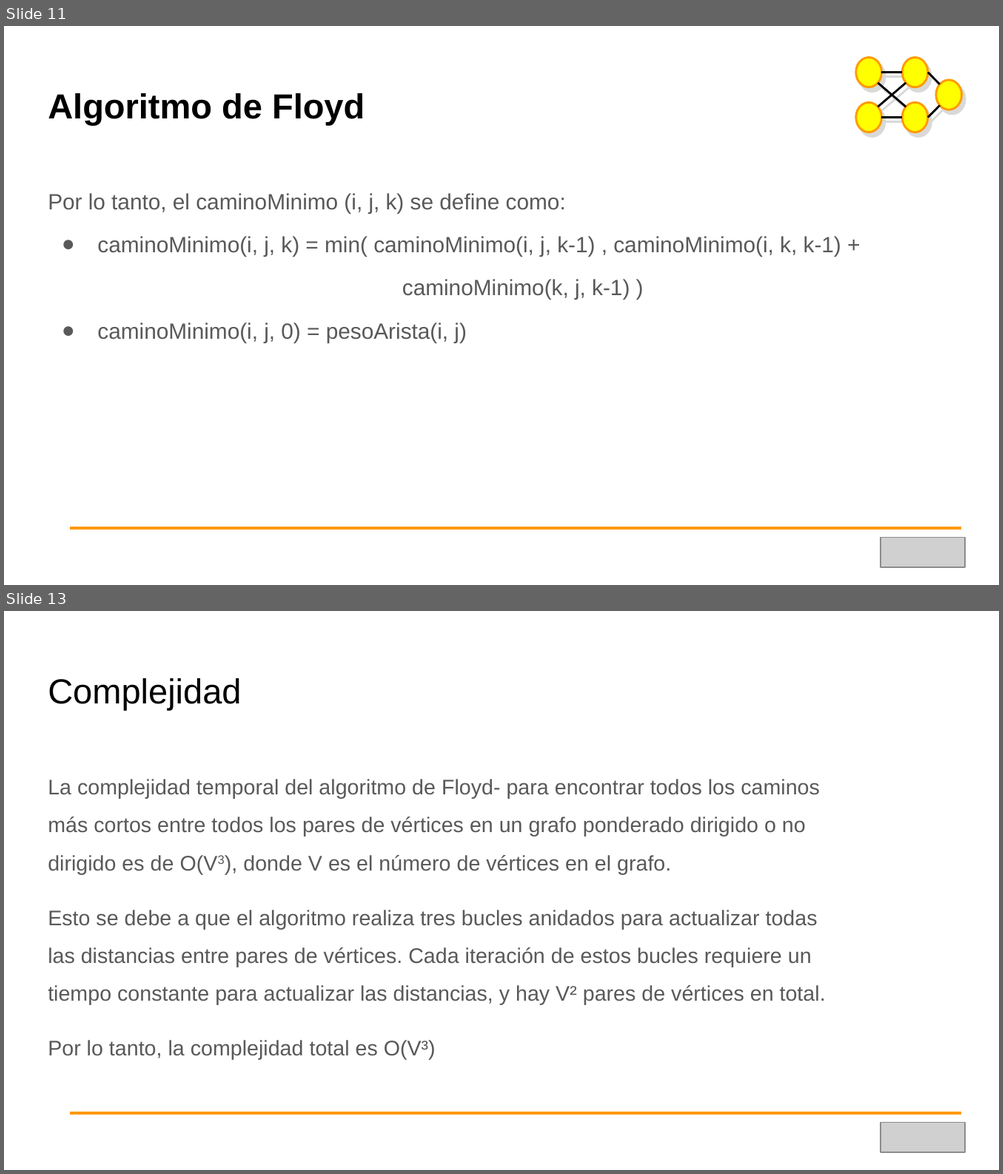
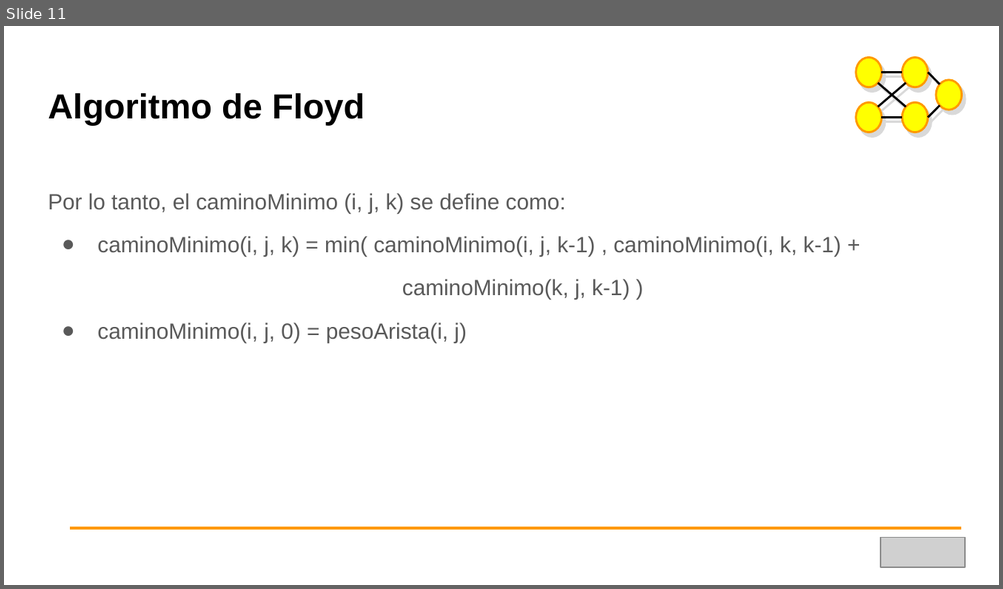
Before and after one commit to NicolasPerezUNLaSMN/PROG_II_UADE_JAVA, a slide deck: Clase XI - Grafos y recorridos complejos/Grafos Floyd.pptx. Shown one above the other, each under a label of ours: slides 11 and 13 before the commit, slide 11 after it; the slides between them are not shown. The pictures are 1003x1174 and 1003x589 pixels, drawn with LibreOffice and Linux fonts; fonts in the diff are those of the drawing; grey boxes stand for pictures. Boxes give left, top, right and bottom in pixels: in the first picture for what was removed or moved away, otherwise in the second. Text is boxed around its words. In the diff, an @@ line names an element or a change of style, - is before the commit and + after.

Commit message:
Agrego más algoritmos a grafos complejos,  y tareas

```diff
--- a/Clase XI - Grafos y recorridos complejos/Grafos Floyd.pptx
+++ b/Clase XI - Grafos y recorridos complejos/Grafos Floyd.pptx
@@ slide 13 removed at box(4, 611, 999, 1170), background #FFFFFF @@
@@ title removed at box(48, 678, 241, 710) @@
-Complejidad
@@ text removed at box(48, 779, 825, 1060) @@
-La complejidad temporal del algoritmo de Floyd- para encontrar todos los caminos más cortos entre todos los pares de vértices en un grafo ponderado dirigido o no dirigido es de O(V3), donde V es el número de vértices en el grafo.
-Esto se debe a que el algoritmo realiza tres bucles anidados para actualizar todas las distancias entre pares de vértices. Cada iteración de estos bucles requiere un tiempo constante para actualizar las distancias, y hay V² pares de vértices en total.
-Por lo tanto, la complejidad total es O(V³)
@@ line removed from (71, 1113) to (961, 1113) @@
@@ picture removed at box(880, 1122, 965, 1152) @@
```
Also in this commit, not shown: 3 other slides removed, 25 other files.
